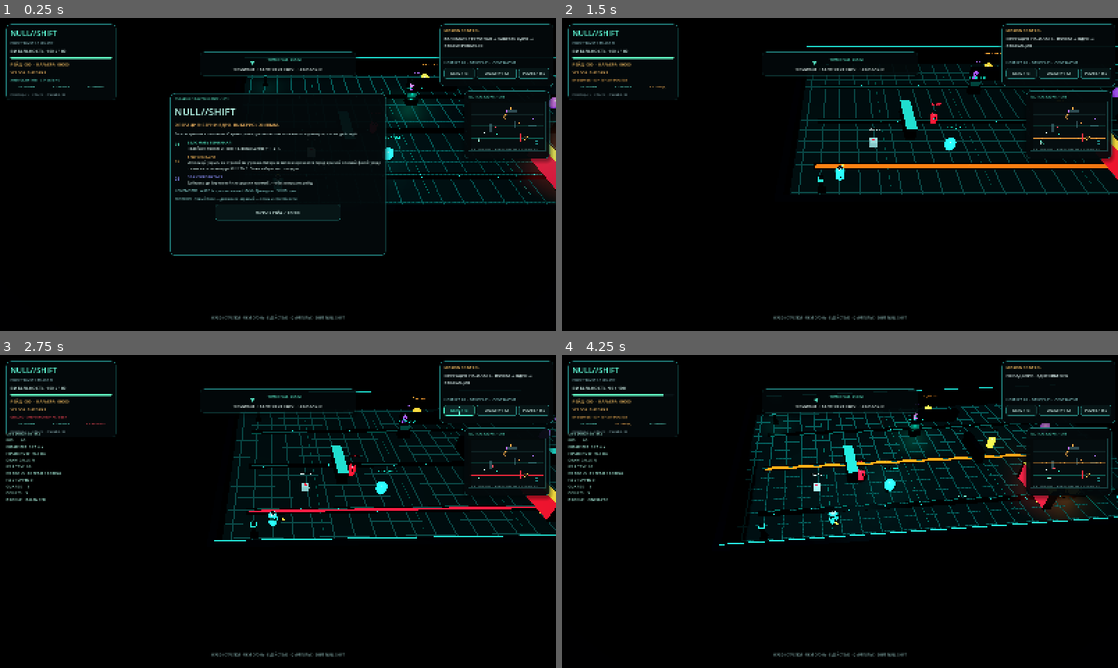
Above: before the commit, frames 1-4 (two rows, left to right).
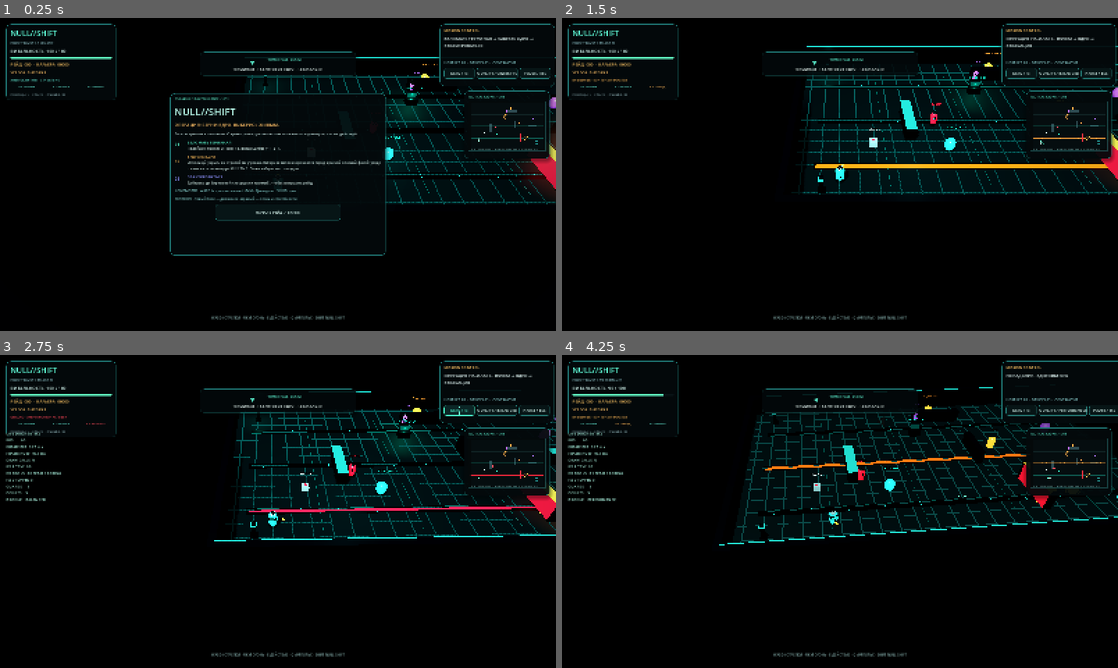
Above: after the commit, the same moments.

Repository: HADJAL001/osgard-world
Game: Godot game, scene res://scenes/main.tscn
Two runs of this game, one before a commit and one after it. Both use one fixed random seed, a clock stepped at 60 frames per second and the inputs below.
Inputs (mouse positions are in pixels of both pictures, inside the frame that each line leads up to):
- Up to frame 1 (0.25 s): no input
- Up to frame 2 (1.5 s): click (1056, 74) at 0.5 s, where only the run before the commit has a clickable "QUALITY / F2"; click "НАЧАТЬ РЕЙД / ENTER" at 1.25 s
- Up to frame 3 (2.75 s): click "DIAG / F3" at 2 s
- Up to frame 4 (4.25 s): click (1056, 411) at 2.75 s, where only the run after the commit has a clickable "QUALITY / BALANCED"; tap Enter at 3.5, 3.6 s; move the mouse to (962, 495) at 3.52 s; hold Right from 3.53 s (still down); click (962, 495) at 3.67 s; tap Space at 3.77 s

The runs differ from the first frame. In frame 1, 0.1% of the frame differs, in the area x 85-100%, y 1-22%; in frame 2, 2.2%; in frame 3, 2.2%; in frame 4, 2.8%, in the area x 4-100%, y 1-60%.

Commit message:
Add three-tier graphics and touch diagnostics to Godot game

Diff:
--- a/godot/null-shift/scripts/main.gd
+++ b/godot/null-shift/scripts/main.gd
@@ -83,6 +83,7 @@
 var fps_p95_ms := 0.0
 var diagnostics_enabled := false
 var cinematic_quality := true
+var performance_quality := false
 var adaptive_quality_degraded := false
 var adaptive_quality_clock := 0.0
 var adaptive_slow_windows := 0
@@ -139,6 +140,9 @@
 var local_lights: Array[OmniLight3D] = []
 var fill_light: OmniLight3D
 var sound_button: Button
+var quality_button: Button
+var mobile_quality_button: Button
+var mobile_diagnostics_button: Button
 var mobile_modules_button: Button
 var status_panel: PanelContainer
 var objective_panel: PanelContainer
@@ -1627,11 +1631,20 @@
 	_update_hud()
 
 func _toggle_quality() -> void:
-	cinematic_quality = not cinematic_quality
+	# F2/touch cycles cinematic -> balanced -> performance -> cinematic.
+	if cinematic_quality:
+		cinematic_quality = false
+		performance_quality = false
+	elif not performance_quality:
+		performance_quality = true
+	else:
+		cinematic_quality = true
+		performance_quality = false
 	_apply_quality_mode()
 	career.set_value("settings", "cinematic_quality", cinematic_quality)
+	career.set_value("settings", "performance_quality", performance_quality)
 	_save_career()
-	objective_text = "ГРАФИКА: КИНОРЕЖИМ" if cinematic_quality else "ГРАФИКА: СБАЛАНСИРОВАННЫЙ РЕЖИМ"
+	objective_text = "ГРАФИКА: КИНОРЕЖИМ" if cinematic_quality else ("ГРАФИКА: ПРОИЗВОДИТЕЛЬНОСТЬ" if performance_quality else "ГРАФИКА: СБАЛАНСИРОВАННЫЙ РЕЖИМ")
 	_update_hud()
 
 func _apply_quality_mode() -> void:
@@ -1639,18 +1652,26 @@
 		adaptive_quality_degraded = false
 		adaptive_slow_windows = 0
 		adaptive_fast_windows = 0
-	var cinematic_effects := cinematic_quality and not adaptive_quality_degraded
+	var cinematic_effects: bool = cinematic_quality and not adaptive_quality_degraded
+	var balanced_effects: bool = not performance_quality and not adaptive_quality_degraded
 	if is_instance_valid(world_environment) and is_instance_valid(world_environment.environment):
 		world_environment.environment.glow_enabled = cinematic_effects
 	if is_instance_valid(key_light):
-		key_light.shadow_enabled = cinematic_effects
+		key_light.shadow_enabled = balanced_effects
 	if is_instance_valid(fill_light):
-		fill_light.visible = cinematic_effects
+		fill_light.visible = balanced_effects
 	for light in local_lights:
 		if is_instance_valid(light):
-			light.visible = cinematic_effects
+			light.visible = balanced_effects
+	var mode_name: String = "CINEMATIC" if cinematic_quality else ("PERFORMANCE" if performance_quality else "BALANCED")
 	if is_instance_valid(status_subtitle):
-		status_subtitle.text = "PHASE TRANSIT / AUTO-OPTIMIZED" if adaptive_quality_degraded else ("PHASE TRANSIT / CINEMATIC" if cinematic_quality else "PHASE TRANSIT / BALANCED")
+		status_subtitle.text = "PHASE TRANSIT / AUTO-OPTIMIZED" if adaptive_quality_degraded else "PHASE TRANSIT / %s" % mode_name
+	if is_instance_valid(quality_button):
+		quality_button.text = "QUALITY / %s" % mode_name
+	if is_instance_valid(mobile_quality_button):
+		mobile_quality_button.tooltip_text = "Текущий режим: %s. Нажмите для переключения." % mode_name
+	if is_instance_valid(mobile_diagnostics_button):
+		mobile_diagnostics_button.text = "FPS+" if diagnostics_enabled else "FPS"
 	if is_instance_valid(sound_button):
 		sound_button.text = "ЗВУК / ВКЛ" if sound_enabled else "ЗВУК / ВЫКЛ"
 
@@ -1702,6 +1723,8 @@
 func _toggle_diagnostics() -> void:
 	diagnostics_enabled = not diagnostics_enabled
 	diagnostics_label.visible = diagnostics_enabled
+	if is_instance_valid(mobile_diagnostics_button):
+		mobile_diagnostics_button.text = "FPS+" if diagnostics_enabled else "FPS"
 
 func _show_briefing() -> void:
 	if not is_instance_valid(briefing_panel) or mission_finished:
@@ -1745,6 +1768,9 @@
 	player_health = player_max_health
 	var compact_profile := get_viewport().get_visible_rect().size.x < 920.0 or DisplayServer.is_touchscreen_available()
 	cinematic_quality = bool(career.get_value("settings", "cinematic_quality", not compact_profile))
+	performance_quality = bool(career.get_value("settings", "performance_quality", false))
+	if performance_quality:
+		cinematic_quality = false
 	sound_enabled = bool(career.get_value("settings", "sound_enabled", true))
 
 func _save_career() -> void:
@@ -1827,7 +1853,7 @@
 	objective_actions.add_theme_constant_override("separation", 6)
 	objective_stack.add_child(objective_actions)
 	_add_button(objective_actions, "DIAG / F3", func(): _toggle_diagnostics(), Vector2(88.0, 32.0))
-	_add_button(objective_actions, "QUALITY / F2", func(): _toggle_quality(), Vector2(115.0, 32.0))
+	quality_button = _add_button(objective_actions, "QUALITY / F2", func(): _toggle_quality(), Vector2(115.0, 32.0))
 	_add_button(objective_actions, "PAUSE / ESC", func(): _set_pause(not paused_game), Vector2(88.0, 32.0))
 
 	mid_panel = _make_panel(hud_root, Control.PRESET_CENTER_TOP, Rect2(-225.0, 98.0, 450.0, 68.0))
@@ -2363,7 +2389,7 @@
 			button.button_down.connect(_set_mobile_action.bind(action, true))
 			button.button_up.connect(_set_mobile_action.bind(action, false))
 			mobile_move_buttons.append(button)
-	mobile_action_panel = _make_panel(parent, Control.PRESET_BOTTOM_RIGHT, Rect2(-222.0, -218.0, 206.0, 202.0))
+	mobile_action_panel = _make_panel(parent, Control.PRESET_BOTTOM_RIGHT, Rect2(-222.0, -252.0, 206.0, 236.0))
 	var action_stack := _panel_stack(mobile_action_panel)
 	_label(action_stack, "COMBAT / СИСТЕМЫ", 9, Color(0.38, 0.9, 0.82))
 	var action_grid := GridContainer.new()
@@ -2382,8 +2408,15 @@
 		action_button.button_down.connect(_set_mobile_action.bind(item["key"], true))
 		action_button.button_up.connect(_set_mobile_action.bind(item["key"], false))
 		mobile_action_buttons.append(action_button)
-	mobile_modules_button = _add_button(action_stack, "МОДУЛИ", _toggle_loadout, Vector2(176.0, 31.0))
-	sound_button = _add_button(action_stack, "ЗВУК / ВКЛ" if sound_enabled else "ЗВУК / ВЫКЛ", _toggle_sound, Vector2(176.0, 29.0))
+	var utility_row := HBoxContainer.new()
+	utility_row.add_theme_constant_override("separation", 4)
+	action_stack.add_child(utility_row)
+	mobile_quality_button = _add_button(utility_row, "ГРАФИКА", _toggle_quality, Vector2(86.0, 27.0))
+	mobile_quality_button.add_theme_font_size_override("font_size", 8)
+	mobile_diagnostics_button = _add_button(utility_row, "FPS", _toggle_diagnostics, Vector2(86.0, 27.0))
+	mobile_diagnostics_button.add_theme_font_size_override("font_size", 8)
+	mobile_modules_button = _add_button(action_stack, "МОДУЛИ", _toggle_loadout, Vector2(176.0, 28.0))
+	sound_button = _add_button(action_stack, "ЗВУК / ВКЛ" if sound_enabled else "ЗВУК / ВЫКЛ", _toggle_sound, Vector2(176.0, 27.0))
 
 func _set_mobile_action(action: String, pressed: bool) -> void:
 	match action:
@@ -2510,7 +2543,7 @@
 	mobile_move_panel.offset_bottom = -8.0
 	mobile_action_panel.offset_left = -8.0 - action_width
 	mobile_action_panel.offset_right = -8.0
-	mobile_action_panel.offset_top = -202.0
+	mobile_action_panel.offset_top = -244.0
 	mobile_action_panel.offset_bottom = -8.0
 	var move_size: float = 36.0 if width < 400.0 else (44.0 if width < 520.0 else 52.0)
 	var move_button_height: float = 32.0 if width < 400.0 else 36.0
@@ -2521,8 +2554,11 @@
 	var action_button_width: float = floor((action_width - 32.0) * 0.5)
 	for button in mobile_action_buttons:
 		button.custom_minimum_size = Vector2(action_button_width, 34.0)
+	var utility_button_width: float = floor((action_width - 28.0) * 0.5)
+	mobile_quality_button.custom_minimum_size = Vector2(utility_button_width, 27.0)
+	mobile_diagnostics_button.custom_minimum_size = Vector2(utility_button_width, 27.0)
 	mobile_modules_button.custom_minimum_size = Vector2(action_width - 24.0, 28.0)
-	sound_button.custom_minimum_size = Vector2(action_width - 24.0, 28.0)
+	sound_button.custom_minimum_size = Vector2(action_width - 24.0, 27.0)
 
 func _refresh_loadout() -> void:
 	if not is_instance_valid(loadout_panel):
@@ -2598,7 +2634,7 @@
 			p95 = samples[clampi(int(ceil(float(samples.size() - 1) * 0.95)), 0, samples.size() - 1)]
 		fps_p95_ms = p95
 		var draw_calls := int(Performance.get_monitor(Performance.RENDER_TOTAL_DRAW_CALLS_IN_FRAME))
-		var profile := "BALANCED" if not cinematic_quality else ("AUTO-OPTIMIZED" if adaptive_quality_degraded else "CINEMATIC")
+		var profile: String = "PERFORMANCE" if performance_quality else ("BALANCED" if not cinematic_quality else ("AUTO-OPTIMIZED" if adaptive_quality_degraded else "CINEMATIC"))
 		diagnostics_label.text = "LIVE DIAGNOSTICS\nFPS        %02d\nFRAME P95  %.1f ms\nFRAME NOW  %.1f ms\nDRAW CALLS %d\nFX ACTIVE  %02d\nFX POOLS   %02d BEAM / %02d RING\nFX DROPPED %d\nGUARDS     %d\nDEVICES    %d\nPROFILE    %s" % [
 			Engine.get_frames_per_second(), fps_p95_ms, current_frame_ms, draw_calls,
 			effects.size(), beam_pool.size(), ring_pool.size(), effect_pool_exhaustions,
--- a/godot/null-shift/tests/runtime_smoke.gd
+++ b/godot/null-shift/tests/runtime_smoke.gd
@@ -253,6 +253,34 @@
 		game._evaluate_adaptive_quality(15.5, 19.5)
 	if not _expect(not game.adaptive_quality_degraded and game.world_environment.environment.glow_enabled and game.key_light.shadow_enabled and game.fill_light.visible, "stable frame pacing must restore cinematic effects"):
 		return
+
+	print("RUNTIME_STAGE: three graphics presets and touch utility buttons")
+	if not _expect(is_instance_valid(game.mobile_quality_button) and is_instance_valid(game.mobile_diagnostics_button), "touch devices must expose dedicated graphics and diagnostics controls"):
+		return
+	game.cinematic_quality = true
+	game.performance_quality = false
+	game.adaptive_quality_degraded = false
+	game._apply_quality_mode()
+	game.mobile_quality_button.emit_signal("pressed")
+	if not _expect(not game.cinematic_quality and not game.performance_quality and not game.world_environment.environment.glow_enabled and game.key_light.shadow_enabled and game.fill_light.visible, "first quality tap must select balanced mode and retain useful lighting/shadows"):
+		return
+	game.mobile_quality_button.emit_signal("pressed")
+	if not _expect(not game.cinematic_quality and game.performance_quality and not game.key_light.shadow_enabled and not game.fill_light.visible, "second quality tap must select performance mode and disable expensive dynamic lighting"):
+		return
+	if not _expect(bool(game.career.get_value("settings", "performance_quality", false)), "performance mode must persist across sessions"):
+		return
+	game.mobile_quality_button.emit_signal("pressed")
+	if not _expect(game.cinematic_quality and not game.performance_quality and game.world_environment.environment.glow_enabled and game.key_light.shadow_enabled, "third quality tap must return to cinematic mode"):
+		return
+	game.mobile_diagnostics_button.emit_signal("pressed")
+	if not _expect(game.diagnostics_enabled and game.diagnostics_label.visible and game.mobile_diagnostics_button.text == "FPS+", "touch diagnostics button must reveal live FPS/telemetry"):
+		return
+	game.mobile_diagnostics_button.emit_signal("pressed")
+	if not _expect(not game.diagnostics_enabled and not game.diagnostics_label.visible, "touch diagnostics button must hide telemetry when toggled off"):
+		return
+	game.performance_quality = false
+	game.cinematic_quality = true
+	game._apply_quality_mode()
 
 	if not _expect(is_instance_valid(game.player), "operator must instantiate"):
 		return
Not shown, changed: godot/null-shift/README.md
Not shown, changed: scripts/null-shift-godot-smoke.mjs
